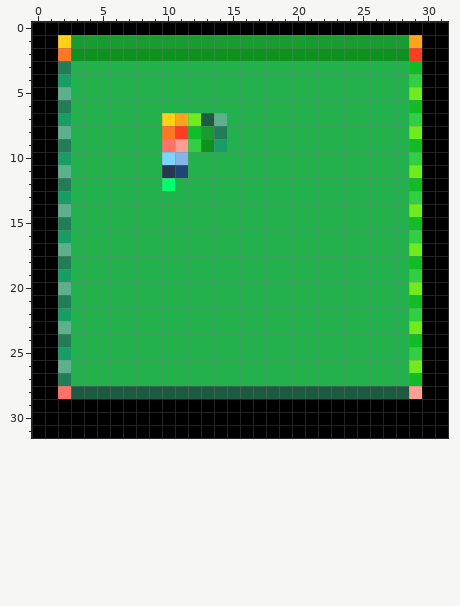
A pixel-art sprite gets an edit: res/textures/test.png. The first picture shows the starting point.
The file is 32x32 pixels.
The same view after the edit:
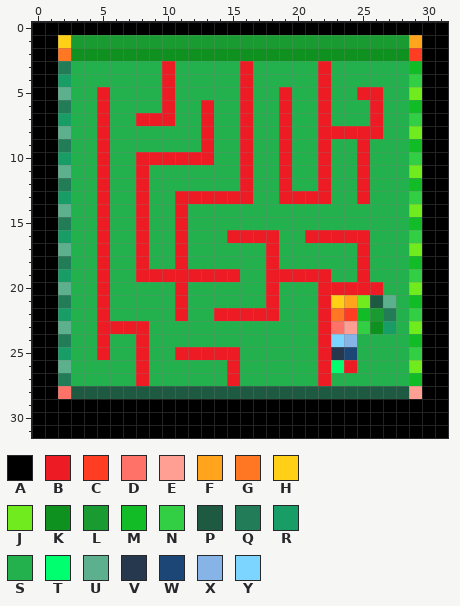
Palette (. is transparent): A #000000  B #ed1c24  C #ff3d23  D #ff7268  E #ff9e93  F #ffa41c  G #ff7723  H #ffd016  J #70eb1d  K #0f911f  L #1a9b32  M #12bc26  N #32cf44  P #1e5a41  Q #237c58  R #199d66  S #22b14c  T #00ff6e  U #5cb08d  V #25384e  W #1c4676  X #86b4e7  Y #7bd5fe
Difference:
@@ x 0..31 @@
  2 AAGKKKKKKKKKKKKKKKKKKKKKKKKKKCAA
- 3 AAQSSSSSSSSSSSSSSSSSSSSSSSSSSMAA
- 4 AARSSSSSSSSSSSSSSSSSSSSSSSSSSNAA
- 5 AAUSSSSSSSSSSSSSSSSSSSSSSSSSSJAA
- 6 AAQSSSSSSSSSSSSSSSSSSSSSSSSSSMAA
- 7 AARSSSSSSSHFJPUSSSSSSSSSSSSSSNAA
- 8 AAUSSSSSSSGCMLQSSSSSSSSSSSSSSJAA
- 9 AAQSSSSSSSDENKRSSSSSSSSSSSSSSMAA
-10 AARSSSSSSSYXSSSSSSSSSSSSSSSSSNAA
-11 AAUSSSSSSSVWSSSSSSSSSSSSSSSSSJAA
-12 AAQSSSSSSSTSSSSSSSSSSSSSSSSSSMAA
-13 AARSSSSSSSSSSSSSSSSSSSSSSSSSSNAA
-14 AAUSSSSSSSSSSSSSSSSSSSSSSSSSSJAA
-15 AAQSSSSSSSSSSSSSSSSSSSSSSSSSSMAA
-16 AARSSSSSSSSSSSSSSSSSSSSSSSSSSNAA
-17 AAUSSSSSSSSSSSSSSSSSSSSSSSSSSJAA
-18 AAQSSSSSSSSSSSSSSSSSSSSSSSSSSMAA
-19 AARSSSSSSSSSSSSSSSSSSSSSSSSSSNAA
-20 AAUSSSSSSSSSSSSSSSSSSSSSSSSSSJAA
-21 AAQSSSSSSSSSSSSSSSSSSSSSSSSSSMAA
-22 AARSSSSSSSSSSSSSSSSSSSSSSSSSSNAA
-23 AAUSSSSSSSSSSSSSSSSSSSSSSSSSSJAA
-24 AAQSSSSSSSSSSSSSSSSSSSSSSSSSSMAA
-25 AARSSSSSSSSSSSSSSSSSSSSSSSSSSNAA
-26 AAUSSSSSSSSSSSSSSSSSSSSSSSSSSJAA
-27 AAQSSSSSSSSSSSSSSSSSSSSSSSSSSMAA
+ 3 AAQSSSSSSSBSSSSSBSSSSSBSSSSSSMAA
+ 4 AARSSSSSSSBSSSSSBSSSSSBSSSSSSNAA
+ 5 AAUSSBSSSSBSSSSSBSSBSSBSSBBSSJAA
+ 6 AAQSSBSSSSBSSBSSBSSBSSBSSSBSSMAA
+ 7 AARSSBSSBBBSSBSSBSSBSSBSSSBSSNAA
+ 8 AAUSSBSSSSSSSBSSBSSBSSBBBBBSSJAA
+ 9 AAQSSBSSSSSSSBSSBSSBSSBSSBSSSMAA
+10 AARSSBSSBBBBBBSSBSSBSSBSSBSSSNAA
+11 AAUSSBSSBSSSSSSSBSSBSSBSSBSSSJAA
+12 AAQSSBSSBSSSSSSSBSSBSSBSSBSSSMAA
+13 AARSSBSSBSSBBBBBBSSBBBBSSBSSSNAA
+14 AAUSSBSSBSSBSSSSSSSSSSSSSSSSSJAA
+15 AAQSSBSSBSSBSSSSSSSSSSSSSSSSSMAA
+16 AARSSBSSBSSBSSSBBBBSSBBBBBSSSNAA
+17 AAUSSBSSBSSBSSSSSSBSSSSSSBSSSJAA
+18 AAQSSBSSBSSBSSSSSSBSSSSSSBSSSMAA
+19 AARSSBSSBBBBBBBBSSBBBBBSSBSSSNAA
+20 AAUSSBSSSSSBSSSSSSBSSSBBBBBSSJAA
+21 AAQSSBSSSSSBSSSSSSBSSSBHFJPUSMAA
+22 AARSSBSSSSSBSSBBBBBSSSBGCMLQSNAA
+23 AAUSSBBBBSSSSSSSSSSSSSBDENKRSJAA
+24 AAQSSBSSBSSSSSSSSSSSSSBYXSSSSMAA
+25 AARSSBSSBSSBBBBBSSSSSSBVWSSSSNAA
+26 AAUSSSSSBSSSSSSBSSSSSSBTBSSSSJAA
+27 AAQSSSSSBSSSSSSBSSSSSSBSSSSSSMAA
 28 AADPPPPPPPPPPPPPPPPPPPPPPPPPPEAA
Pixel boxes of the changes (left, top, right, bottom) in both pictures:
changed: (97, 61, 396, 386)
